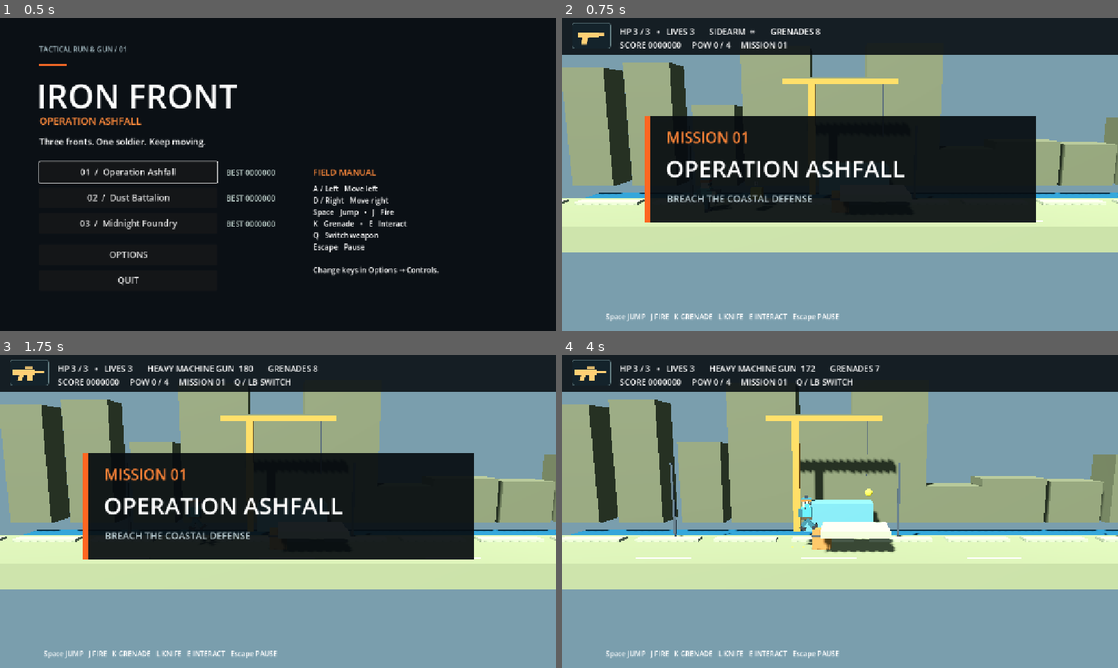
Above: before the commit, frames 1-4 (two rows, left to right).
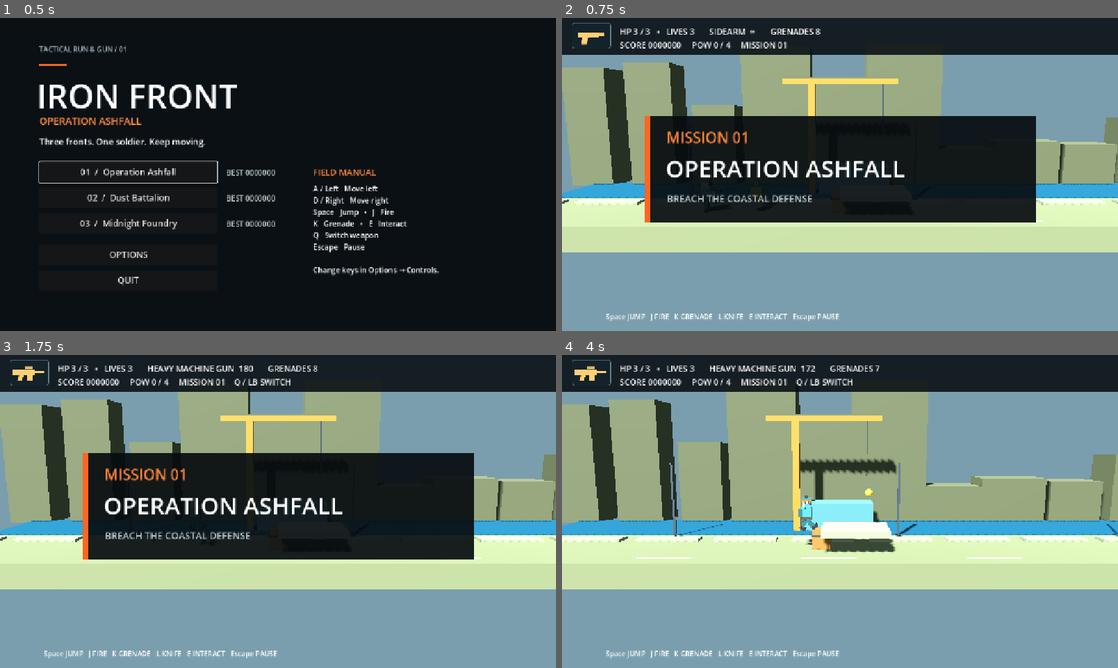
Above: after the commit, the same moments.

Repository: GEEGEEGOOGOO/Iron-Front-
Game: Godot game, scene res://scenes/main.tscn
The game is run twice, just before and just after one commit, with the same random seed, the same clock (stepped at 60 frames per second) and the same inputs.
Inputs (mouse positions are in pixels of both pictures, inside the frame that each line leads up to):
- Up to frame 1 (0.5 s): no input
- Up to frame 2 (0.75 s): click "01 / Operation Ashfall" at 0.5 s
- Up to frame 3 (1.75 s): tap Enter at 1.25 s; move the mouse to (400, 495) at 1.27 s; hold D (move_right) from 1.28 s (still down); hold W (aim_up) from 1.28 s (still down); click (400, 495) at 1.42 s; tap Space (jump) at 1.52 s
- Up to frame 4 (4 s): move the mouse to (728, 527) at 2.02 s; release D (move_right) at 2.03 s; release W (aim_up) at 2.03 s; hold Down 2.03-2.78 s; tap S (crouch) at 2.1 s; tap Space (jump) at 2.27, 3.77 s; move the mouse to (895, 442) at 2.77 s; hold D (move_right) 2.78-3.53 s; hold J (fire) 2.78-3.53 s; move the mouse to (812, 574) at 3.52 s; hold Up from 3.53 s (still down); tap K (fire_secondary) at 3.6 s; click (812, 574) at 3.67 s

Frame 1 is identical in both runs. In frame 2, 1.0% of the frame differs, in the area x 0-100%, y 52-58%; in frame 3, 1.0%; in frame 4, 2.9%.

Commit message:
Expose coastal and foundry background strips

Diff:
--- a/scripts/levels/level.gd
+++ b/scripts/levels/level.gd
@@ -254,7 +254,8 @@
 func build_theme_ground() -> void:
 	match data.theme:
 		"coast":
-			var water := ModelFactory.box(self, Vector3(data.length + 20, 0.12, 6), Vector3(data.length * 0.5, -0.85, -6.5), Color(0.12, 0.3, 0.38))
+			var water := ModelFactory.box(self, Vector3(data.length + 20, 0.12, 6), Vector3(data.length * 0.5, 0.02, -6.5), Color(0.12, 0.3, 0.38))
+			water.name = "CoastalWater"
 			water.material_override.roughness = 0.28
 			for x in range(0, int(data.length), 9):
 				ModelFactory.box(self, Vector3(3.0, 0.025, 0.1), Vector3(x + 1.5, 0.025, 2.45), Color(0.79, 0.75, 0.55))
@@ -266,7 +267,8 @@
 			for x in range(2, int(data.length), 11):
 				ModelFactory.box(self, Vector3(2.2, 0.025, 0.08), Vector3(x, 0.025, 2.35), Color(0.79, 0.56, 0.32))
 		"foundry":
-			var furnace_channel := ModelFactory.box(self, Vector3(data.length + 20, 0.12, 6), Vector3(data.length * 0.5, -0.78, -6.5), Color(0.95, 0.16, 0.025))
+			var furnace_channel := ModelFactory.box(self, Vector3(data.length + 20, 0.12, 6), Vector3(data.length * 0.5, 0.02, -6.5), Color(0.95, 0.16, 0.025))
+			furnace_channel.name = "FoundryChannel"
 			furnace_channel.material_override = ModelFactory.material(Color(0.95, 0.16, 0.025), 1.8)
 			for x in range(1, int(data.length), 7):
 				var warning_stripe := ModelFactory.box(self, Vector3(0.36, 0.025, 1.4), Vector3(x, 0.025, 2.4), Color(0.95, 0.61, 0.07))
--- a/tests/scene_regression.gd
+++ b/tests/scene_regression.gd
@@ -23,6 +23,12 @@
 		check(is_equal_approx(entry.level.tank.position.x, entry.level.data.tank_position.x), "Tank must use the mission X placement")
 		check(entry.level.boss_prisoner.position == entry.level.data.commander_position, "Commander must use the mission placement")
 		check(entry.level.data.supply_positions.size() == entry.level.data.supply_kinds.size(), "Supply positions and kinds must match")
+		if mission != 1:
+			var ground_detail_name := "CoastalWater" if mission == 0 else "FoundryChannel"
+			var ground_detail := entry.level.get_node_or_null(ground_detail_name) as MeshInstance3D
+			check(ground_detail != null, "Mission must build its visual ground strip")
+			if ground_detail:
+				check(ground_detail.position.y > 0 and ground_detail.position.z < -3.5, "Visual ground strip must sit above and behind the lane floor")
 		entry.level.wave_index = entry.level.data.waves.size()
 		entry.level.player.position.x = entry.level.data.boss_trigger_x + 0.1
 		entry.level._physics_process(1.0 / 60.0)
Not shown, changed: docs/progress.md
